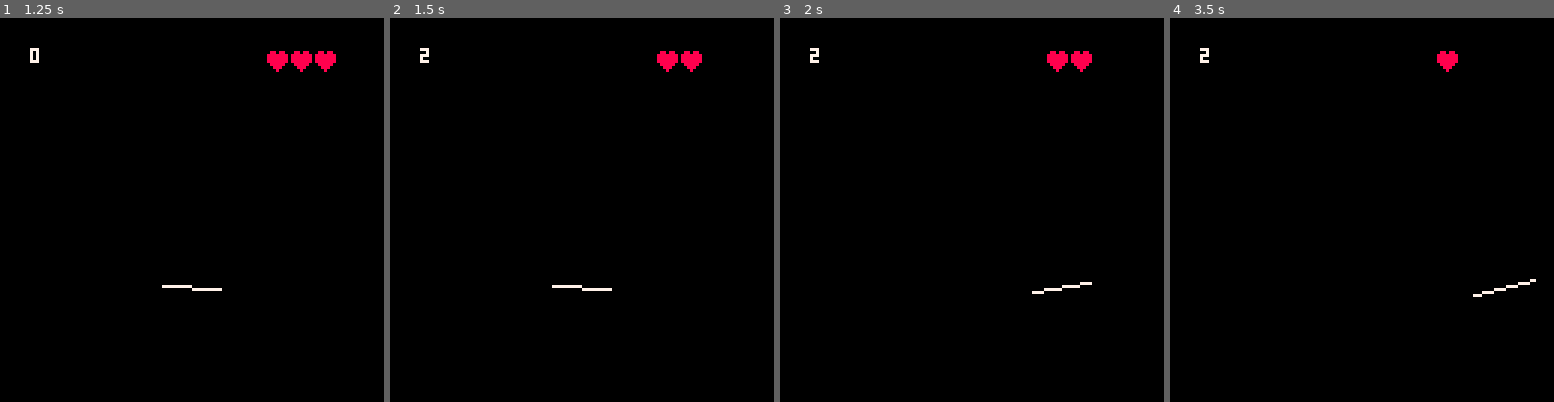
Above: before the commit, frames 1-4 (left to right).
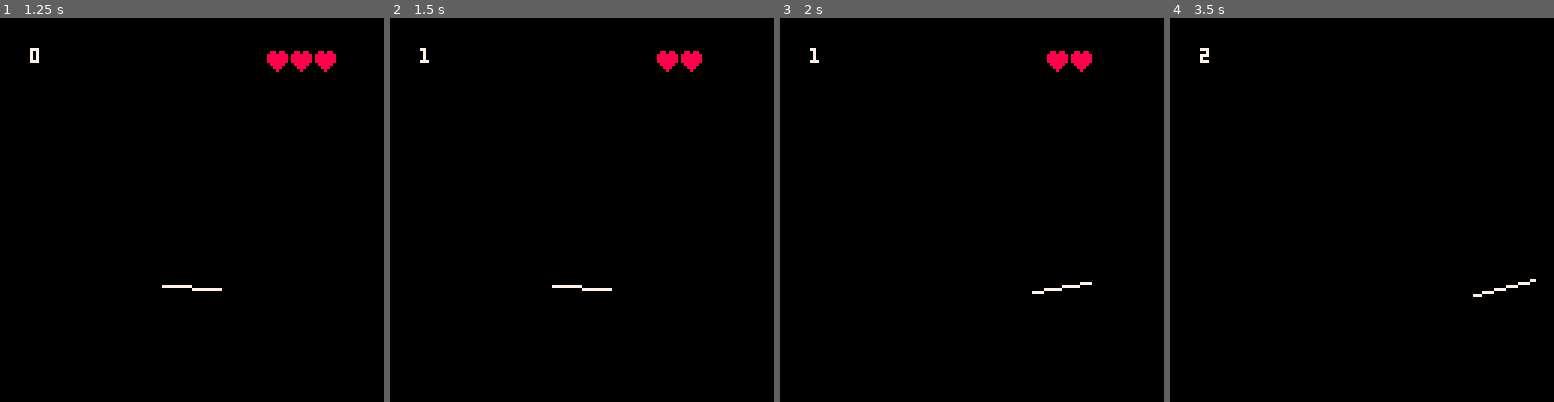
Above: after the commit, the same moments.

Repository: Acedio/jest
Game: PICO-8 cartridge game.p8
Two runs of this game, one before a commit and one after it. Both use one fixed random seed, a clock stepped at 60 frames per second and the inputs below.
Inputs:
- Up to frame 1 (1.25 s): tap X (X key) at 0.33, 1.07 s; tap O (Z key) at 0.7 s
- Up to frame 2 (1.5 s): no input
- Up to frame 3 (2 s): hold Right from 1.6 s (still down); tap O (Z key) at 1.7 s; tap X (X key) at 1.85 s
- Up to frame 4 (3.5 s): release Right at 2.1 s; tap O (Z key) every 0.4 s from 2.1 to 3.3 s; hold Right 2.47-3.03 s; tap X (X key) at 2.97 s; hold Left from 3.08 s (still down)

Frame 1 is identical in both runs. In frame 2, less than 0.1% of the frame differs, in the area x 7-11%, y 7-11%; in frame 3, less than 0.1%; in frame 4, 0.2%, in the area x 69-75%, y 8-15%.

Commit message:
angle limit

Diff:
--- a/game_lib.lua
+++ b/game_lib.lua
@@ -2,6 +2,8 @@
   local state = {
     iswin=false,
     islose=false,
+
+    anglelimit={-0.08,0.08},
 
     balllist = {},
     health=3,
@@ -32,6 +34,7 @@
       {time=10,  action="throw"},
       {time=18,  action="laugh"},
       {time=20,  action="throw"},
+      {time=60,  action="win"},
     },
 
     distance
@@ -77,6 +80,14 @@
   print("you lose",50,50,7)
   end
 
+  function inanglelimit(state)
+    printh(state.angle..state.anglelimit[1]..state.anglelimit[2],"testangle")
+    if state.angle>state.anglelimit[1] and state.angle<state.anglelimit[2] then
+      return true
+    else
+      return false
+    end
+  end
 
 
 
@@ -104,10 +115,20 @@
 
     if btn(0) then
         state.angle-=state.paddle_rotatespeed
+
+        if inanglelimit(state)==false then
+          state.angle+=state.paddle_rotatespeed
+        end
+
         state.center_x -= state.paddle_speed
         state.turningleft=true
     elseif btn(1) then
       state.angle+=state.paddle_rotatespeed
+
+      if inanglelimit(state)==false then
+        state.angle-=state.paddle_rotatespeed
+      end
+
       state.center_x += state.paddle_speed
       state.turningleft=false
 
@@ -115,8 +136,14 @@
 
     elseif btn(4) then
       state.angle+=state.paddle_rotatespeed
+      if inanglelimit(state)==false then
+        state.angle-=state.paddle_rotatespeed
+      end
       elseif btn(5) then
         state.angle-=state.paddle_rotatespeed
+        if inanglelimit(state)==false then
+          state.angle+=state.paddle_rotatespeed
+        end
     end
 
 
@@ -125,6 +152,8 @@
 
   function ball_draw(state)
     map()
+
+
 
 
     if state.health<0 then
@@ -199,12 +228,12 @@
 
 
 
-    if state.distance <8
+    if state.distance <13
     and x >= min(state.center_x-state.line_length* cos(state.angle),state.center_x+state.line_length* cos(state.angle))-2
     and x <= max(state.center_x-state.line_length* cos(state.angle),state.center_x+state.line_length* cos(state.angle))-2
     then
     local distanceneed
-    distanceneed=9-state.distance
+    distanceneed=13-state.distance
         y -= distanceneed*cos(state.angle)
         x	-=	distanceneed*sin(state.angle)
 
@@ -246,6 +275,10 @@
 
 		vx=vparalle*cos(angle)-vperpendicular*sin(angle)
 		vy=vparalle*sin(angle)+vperpendicular*cos(angle)
+
+    if vy>-2 then
+      vy=-3
+    end
     return vx,vy
 
 		end
Not shown, removed: test.txt
